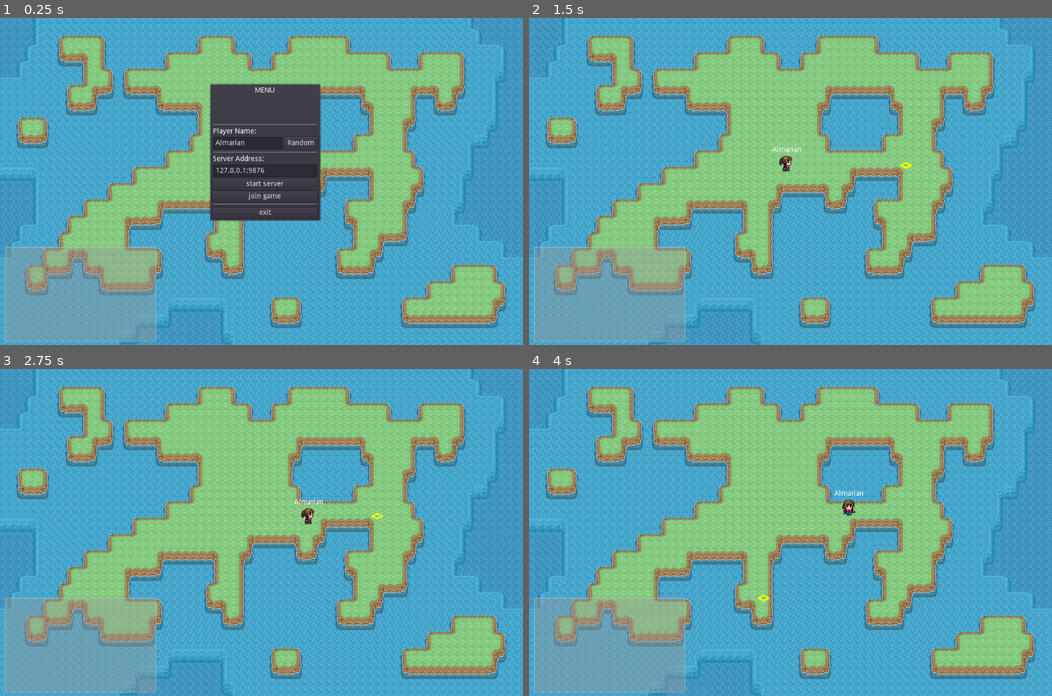
Above: before the commit, frames 1-4 (two rows, left to right).
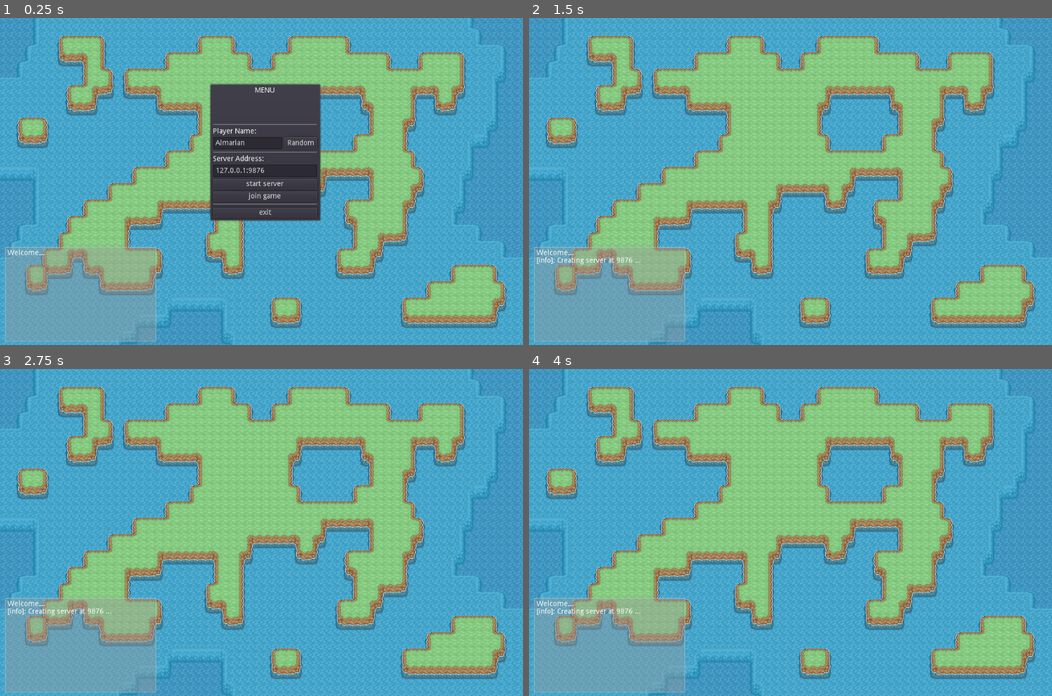
Above: after the commit, the same moments.

Repository: DusanFedorcak/mmo
Game: Godot game, scene res://World.tscn
The game is run twice, just before and just after one commit, with the same random seed, the same clock (stepped at 60 frames per second) and the same inputs.
Inputs (mouse positions are in pixels of both pictures, inside the frame that each line leads up to):
- Up to frame 1 (0.25 s): no input
- Up to frame 2 (1.5 s): click "start server" at 0.5 s; tap Enter at 1.25 s; move the mouse to (905, 165) at 1.27 s; hold Right (ui_right) from 1.28 s (still down); hold Shift (ui_shift) from 1.28 s (still down); click (905, 165) at 1.42 s
- Up to frame 3 (2.75 s): move the mouse to (156, 548) at 2.02 s; release Right (ui_right) at 2.03 s; release Shift (ui_shift) at 2.03 s; hold Down (ui_down) from 2.03 s (still down); tap Shift (ui_shift) at 2.1 s
- Up to frame 4 (4 s): move the mouse to (842, 460) at 2.77 s; release Down (ui_down) at 2.78 s; hold Right (ui_right) 2.78-3.53 s; hold Shift (ui_shift) 2.78-3.53 s; move the mouse to (764, 597) at 3.52 s; hold Up (ui_up) from 3.53 s (still down); tap Shift (ui_shift) at 3.6 s; click (764, 597) at 3.67 s

The runs differ from the first frame. In frame 1, less than 0.1% of the frame differs, in the area x 1-9%, y 70-73%; in frame 2, 0.3%; in frame 3, 0.3%; in frame 4, 0.4%, in the area x 1-64%, y 37-76%.

Commit message:
first syncing

Diff:
--- a/Character.gd
+++ b/Character.gd
@@ -6,58 +6,22 @@
 
 var char_name = "Name" setget set_char_name
 
-var waypoint_offset = 0.0
-var path = null setget set_path
-
 var motion_direction = Vector2.ZERO
 var running = false
 
 var animation = null
 
 
+#class CharacterState:
+#	var name: String
+#	var motion_direction : Vector2
+#	var runing : bool
+#	var position: Vector2
+
+
 func set_char_name(n):
 	char_name = n
 	$Icons/Name.text = char_name
-
-
-func set_path(p):
-	path = p
-	if path:
-		#$WorldIcons/Path.points = path
-		#$WorldIcons/Path.visible = true
-		$WorldIcons/Target.visible = true
-		$WorldIcons/Target.position = path[-1].floor()
-	else:
-		#$WorldIcons/Path.visible = false
-		$WorldIcons/Target.visible = false
-
-
-func _ready():
-	waypoint_offset = $CollisionShape.shape.radius
-
-
-func get_nearest_waypoint():
-	if path:
-		while true:
-			if (position - path[0]).length_squared() > waypoint_offset * waypoint_offset:
-				return path[0]
-			else:
-				path.remove(0)
-				if path.empty():
-					path = null
-
-					return null
-	else:
-		return null
-
-
-func _follow_path():
-	var waypoint = get_nearest_waypoint()
-	if waypoint:
-		set_motion(waypoint - position, true)
-	else:
-		set_motion(Vector2.ZERO)
-		$WorldIcons/Target.visible = false
 
 
 func set_motion(direction, _running=false):
@@ -81,12 +45,3 @@
 			$Shape.stop()
 		else:
 			$Shape.play("walk_" + animation)
-
-
-func _process(delta):
-	_follow_path()
-	_update_animation()
-	$WorldIcons.position = -position
-
-	var speed = walking_speed if not running else running_speed
-	move_and_slide(motion_direction * speed, Vector2(1, 1))
--- a/Character.tscn
+++ b/Character.tscn
@@ -116,9 +116,9 @@
 [node name="Icons" type="Node2D" parent="."]
 
 [node name="Name" type="Label" parent="Icons"]
-margin_left = -50.0
+margin_left = -100.0
 margin_top = -50.0
-margin_right = 50.0
+margin_right = 100.0
 margin_bottom = -36.0
 text = "Name"
 align = 1
--- /dev/null
+++ b/ClientCharacter.gd
@@ -0,0 +1,16 @@
+extends "res://Character.gd"
+
+
+func _ready():
+	$CollisionShape.disabled = true
+
+
+func update_state(state):
+	motion_direction = state.motion_direction
+	running = state.runing
+	position = state.position
+
+
+func _process(delta):
+	_update_animation()
+	$WorldIcons.position = -position
--- /dev/null
+++ b/ClientCharacter.tscn
@@ -0,0 +1,7 @@
+[gd_scene load_steps=3 format=2]
+
+[ext_resource path="res://Character.tscn" type="PackedScene" id=1]
+[ext_resource path="res://ClientCharacter.gd" type="Script" id=2]
+
+[node name="ClientCharacter" instance=ExtResource( 1 )]
+script = ExtResource( 2 )
--- /dev/null
+++ b/EventBus.gd
@@ -0,0 +1,4 @@
+extends Node
+
+
+signal player_added(id)
--- a/Network.gd
+++ b/Network.gd
@@ -1,52 +1,69 @@
 extends Node
+
 
 const MAX_PLAYERS = 32
 
-func _ready():
-	get_tree().connect("network_peer_connected", self, "_player_connected")
-	get_tree().connect("network_peer_disconnected", self, "_player_disconnected")
-	get_tree().connect("connected_to_server", self, "_connected_ok")
-	get_tree().connect("connection_failed", self, "_connected_fail")
-	get_tree().connect("server_disconnected", self, "_server_disconnected")
 
-
+var is_server = false
 var player_info = {}
 var my_info = null
 
+
+func _ready():
+	pass
+
+
 func _player_connected(id):
-	# Called on both clients and server when a peer connects. Send my info to it.
 	Log.info("Player %d connected." % id)
-	rpc_id(id, "register_player", my_info)
+
 
 func _player_disconnected(id):
 	Log.info("Player %d disconnected." % id)
 	player_info.erase(id)
 
+
 func _connected_ok():
-	# Only called on clients, not server. Will go unused; not useful here.
-	Log.info("Connected server.")
+	Log.info("Connected to server.")
+	rpc_id(1, "register_player", my_info)
 	pass
+
 
 func _server_disconnected():
 	Log.info("Disconnected from server.")
 	pass # Server kicked us; show error and abort.
 
+
 func _connected_fail():
 	Log.info("Connection failed.")
 	pass # Could not even connect to server; abort.
 
+
 remote func register_player(info):
 	var id = get_tree().get_rpc_sender_id()
 	player_info[id] = info
-	Log.info("Registering player %d as $s." % [id, info])
+	Log.info("Registering player %d as %s." % [id, info])
+	EventBus.emit_signal("player_added", id)
 
-func create_server(player_name, port):
+
+func create_server(port):
+	Log.info("Creating server at %d ..." % port)
+	get_tree().connect("network_peer_connected", self, "_player_connected")
+	get_tree().connect("network_peer_disconnected", self, "_player_disconnected")
+
 	var peer = NetworkedMultiplayerENet.new()
 	peer.create_server(port, MAX_PLAYERS)
 	get_tree().network_peer = peer
+	is_server = true
 
 
 func connect_server(player_name, address, port):
+	Log.info("Joining server %s:%d ..." % [address, port])
+
+	my_info = player_name
+	get_tree().connect("connected_to_server", self, "_connected_ok")
+	get_tree().connect("connection_failed", self, "_connected_fail")
+	get_tree().connect("server_disconnected", self, "_server_disconnected")
+
 	var peer = NetworkedMultiplayerENet.new()
 	peer.create_client(address, port)
 	get_tree().network_peer = peer
--- /dev/null
+++ b/ServerCharacter.gd
@@ -0,0 +1,64 @@
+extends "res://Character.gd"
+
+
+var waypoint_offset = 0.0
+var path = null setget set_path
+
+
+func set_path(p):
+	path = p
+	if path:
+		#$WorldIcons/Path.points = path
+		#$WorldIcons/Path.visible = true
+		$WorldIcons/Target.visible = true
+		$WorldIcons/Target.position = path[-1].floor()
+	else:
+		#$WorldIcons/Path.visible = false
+		$WorldIcons/Target.visible = false
+
+
+func _ready():
+	$CollisionShape.disabled = false
+	waypoint_offset = $CollisionShape.shape.radius
+
+
+func _get_nearest_waypoint():
+	if path:
+		while true:
+			if (position - path[0]).length_squared() > waypoint_offset * waypoint_offset:
+				return path[0]
+			else:
+				path.remove(0)
+				if path.empty():
+					path = null
+
+					return null
+	else:
+		return null
+
+
+func _follow_path():
+	var waypoint = _get_nearest_waypoint()
+	if waypoint:
+		set_motion(waypoint - position, true)
+	else:
+		set_motion(Vector2.ZERO)
+		$WorldIcons/Target.visible = false
+
+
+func dump_state():
+	return {
+		name = char_name,
+		position = self.position,
+		motion_direction = motion_direction,
+		runing = running,
+	}
+
+
+func _process(delta):
+	_follow_path()
+	var speed = walking_speed if not running else running_speed
+	move_and_slide(motion_direction * speed, Vector2(1, 1))
+
+	_update_animation()
+	$WorldIcons.position = -position
--- /dev/null
+++ b/ServerCharacter.tscn
@@ -0,0 +1,7 @@
+[gd_scene load_steps=3 format=2]
+
+[ext_resource path="res://Character.tscn" type="PackedScene" id=1]
+[ext_resource path="res://ServerCharacter.gd" type="Script" id=2]
+
+[node name="ServerCharacter" instance=ExtResource( 1 )]
+script = ExtResource( 2 )
--- a/UI.gd
+++ b/UI.gd
@@ -43,48 +43,29 @@
 	if Input.is_action_just_pressed("ui_cancel"):
 		$Menu.visible = not $Menu.visible
 
+
 	if world_node.player:
-
 		if Input.is_mouse_button_pressed(BUTTON_LEFT):
 			world_node.try_move_player(world_node.get_global_mouse_position())
-
-		var direction = Vector2.ZERO
-		var runnning = false
-
-		if Input.is_action_pressed("ui_up"):
-			direction += Vector2.UP
-
-		if Input.is_action_pressed("ui_left"):
-			direction += Vector2.LEFT
-
-		if Input.is_action_pressed("ui_right"):
-			direction += Vector2.RIGHT
-
-		if Input.is_action_pressed("ui_down"):
-			direction += Vector2.DOWN
-
-		var running = Input.is_action_pressed("ui_shift")
-		world_node.player.set_motion(direction, running)
 
 
 func _on_StartServer_pressed():
 	if not world_node.player:
-		world_node.player = world_node.add_character(Vector2(500, 300), $Menu/VBox/HBox/PlayerName.text)
 		$Menu/VBox/JoinGame.disabled = true
 		$Menu/VBox/StartServer.disabled = true
 		$Menu.visible = false
-		#Network.create_server($Menu/VBox/HBox/PlayerName.text, parse_server_address().port, MAX_PLAYERS)
+		Network.create_server(parse_server_address().port)
+		world_node.setup_server()
 
 
 func _on_JoinGame_pressed():
 	if not world_node.player:
-		world_node.player = world_node.add_character(Vector2(500, 300), $Menu/VBox/HBox/PlayerName.text)
 		$Menu/VBox/JoinGame.disabled = true
 		$Menu/VBox/StartServer.disabled = true
 		$Menu.visible = false
 
 		var server_info = parse_server_address()
-		#Network.connect_server($Menu/VBox/HBox/PlayerName.text, server_info.address, server_info.port)
+		Network.connect_server($Menu/VBox/HBox/PlayerName.text, server_info.address, server_info.port)
 
 
 func log_message(message):
--- a/World.gd
+++ b/World.gd
@@ -1,16 +1,56 @@
 extends Node2D
 
-const CharacterScene = preload("res://Character.tscn")
+const ClientCharacterScene = preload("res://ClientCharacter.tscn")
+const ServerCharacterScene = preload("res://ServerCharacter.tscn")
+
 
 var player = null
 
-func add_character(position, name):
-	var new_character = CharacterScene.instance()
+
+func setup_server():
+	EventBus.connect("player_added", self, "_on_player_added")
+
+
+func _on_player_added(id):
+	_add_server_character(id, Network.player_info[id], Vector2(500, 300))
+
+
+func _add_client_character(char_id, name, position):
+	var new_character = ClientCharacterScene.instance()
+	new_character.name = str(char_id)
+	new_character.set_char_name(name)
 	new_character.position = position
+	$Map/Characters.add_child(new_character)
+	return new_character
+
+
+func _add_server_character(char_id, name, position):
+	var new_character = ServerCharacterScene.instance()
+	new_character.name = str(char_id)
 	new_character.set_char_name(name)
+	new_character.position = position
 	$Map/Characters.add_child(new_character)
+	player = new_character
 	return new_character
 
 
 func try_move_player(new_position):
 	player.path = $Map/Navigation.get_simple_path(player.position, new_position, false)
+
+
+func _process(delta):
+	if Network.is_server:
+		var game_state = {}
+		for char_node in $Map/Characters.get_children():
+			game_state[char_node.name] = char_node.dump_state()
+
+		rpc_unreliable("update_game", game_state)
+
+
+remote func update_game(game_state):
+	for char_id in game_state:
+		var char_state = game_state[char_id]
+		var char_node = $Map/Characters.get_node_or_null(str(char_id))
+		if not char_node:
+			char_node = _add_client_character(char_id, char_state.name, char_state.position)
+		char_node.update_state(game_state[char_id])
--- a/World.tscn
+++ b/World.tscn
@@ -127,12 +127,14 @@
 "_edit_use_anchors_": false
 }
 
-[node name="RichTextLabel" type="RichTextLabel" parent="UI/Console"]
+[node name="Output" type="RichTextLabel" parent="UI/Console"]
 margin_right = 296.0
 margin_bottom = 185.0
 size_flags_horizontal = 3
 size_flags_vertical = 3
 custom_styles/normal = ExtResource( 3 )
+text = "Welcome..."
+scroll_following = true
 
 [connection signal="pressed" from="UI/Menu/VBox/HBox/Randomize" to="UI" method="_on_Randomize_pressed"]
 [connection signal="pressed" from="UI/Menu/VBox/StartServer" to="UI" method="_on_StartServer_pressed"]
--- a/project.godot
+++ b/project.godot
@@ -28,6 +28,7 @@
 
 Network="*res://Network.gd"
 Log="*res://Log.gd"
+EventBus="*res://EventBus.gd"
 
 [display]
 
